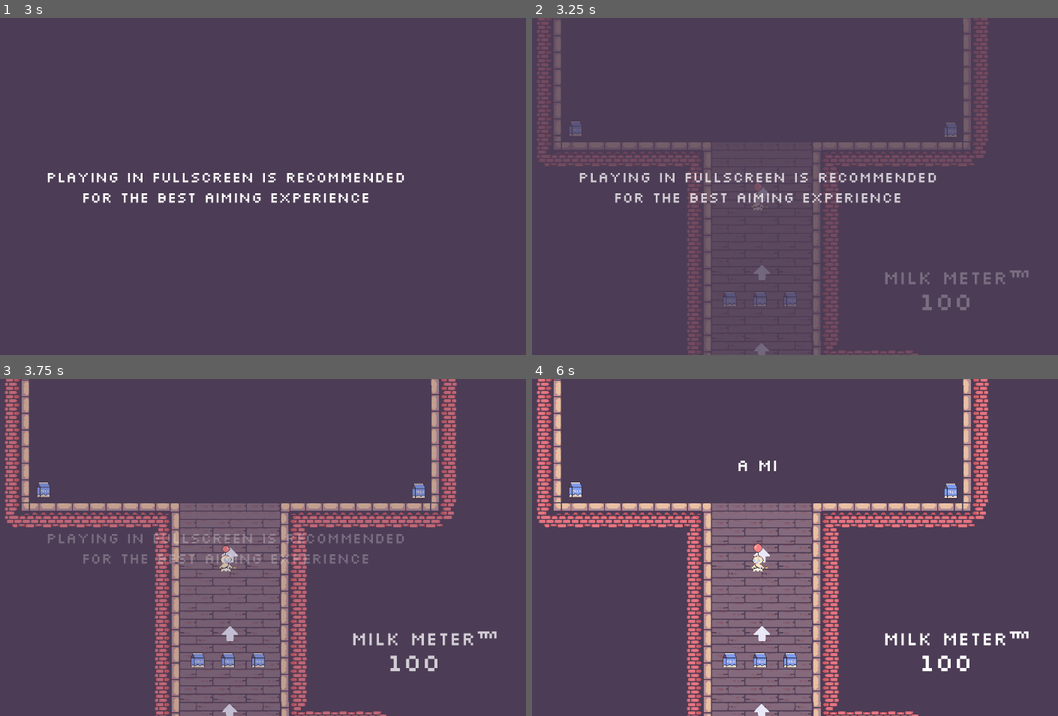
Above: before the commit, frames 1-4 (two rows, left to right).
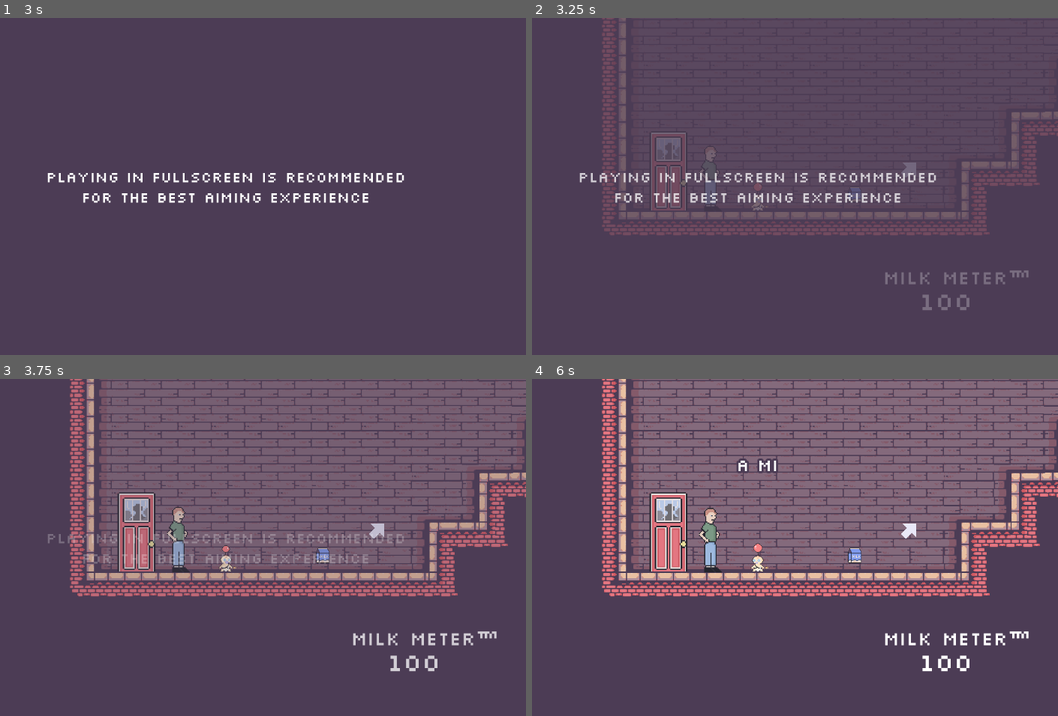
Above: after the commit, the same moments.

Repository: duncwilliams/trust-fund-baby
Game: Godot game, scene res://scenes/main.tscn
The game is run twice, just before and just after one commit, with the same random seed, the same clock (stepped at 60 frames per second) and the same inputs.
Inputs (mouse positions are in pixels of both pictures, inside the frame that each line leads up to):
- Up to frame 1 (3 s): tap Enter at 0.5 s; move the mouse to (357, 169) at 0.52 s; press the mouse at (357, 169) at 0.53 s; hold D (crawl_right) 0.53-2.03 s; tap R (restart) at 1.25, 2, 2.75 s; move the mouse to (105, 203) at 1.27 s; release the mouse at (105, 203) at 1.28 s; click (105, 203) at 1.35 s; move the mouse to (284, 112) at 2.02 s; press the mouse at (284, 112) at 2.03 s; hold A (crawl_left) 2.03-2.78 s; move the mouse to (194, 253) at 2.77 s; release the mouse at (194, 253) at 2.78 s; hold D (crawl_right) from 2.78 s (still down); click (194, 253) at 2.85 s
- Up to frame 2 (3.25 s): keep holding D (crawl_right)
- Up to frame 3 (3.75 s): keep holding D (crawl_right); move the mouse to (405, 598) at 3.52 s; press the mouse at (405, 598) at 3.53 s
- Up to frame 4 (6 s): move the mouse to (579, 496) at 4.27 s; release D (crawl_right) at 4.28 s; release the mouse at (579, 496) at 4.28 s; hold A (crawl_left) 4.28-5.03 s; click (579, 496) at 4.35 s; move the mouse to (789, 547) at 5.02 s; press the mouse at (789, 547) at 5.03 s; hold D (crawl_right) 5.03-5.78 s; move the mouse to (668, 463) at 5.77 s; release the mouse at (668, 463) at 5.78 s; hold A (crawl_left) from 5.78 s (still down); click (668, 463) at 5.85 s

Frame 1 is identical in both runs. In frame 2, 12% of the frame differs, in the area x 0-100%, y 0-100%; in frame 3, 50%; in frame 4, 51%.

Commit message:
victory credits and auto credits functionality

Diff:
--- a/scenes/hud.tscn
+++ b/scenes/hud.tscn
@@ -861,7 +861,7 @@
 offset_bottom = -22.0
 theme_override_fonts/normal_font = ExtResource("14_eld54")
 theme_override_font_sizes/normal_font_size = 23
-text = "Your Morally Bad and Corrupt Brother, Who Wants to Steal Your Trust Fund Money"
+text = "Kinsman Michael, The Morally Bad"
 
 [node name="FullscreenMessageControl" type="Control" parent="." unique_id=164448471]
 process_mode = 3
--- a/scenes/main.tscn
+++ b/scenes/main.tscn
@@ -35,7 +35,7 @@
 
 [node name="Baby" parent="." unique_id=1502936678 instance=ExtResource("1_o5qli")]
 unique_name_in_owner = true
-position = Vector2(1391, -3158)
+position = Vector2(502, 479)
 
 [node name="Camera2D" type="Camera2D" parent="Baby" unique_id=1711883797]
 process_mode = 3
--- a/scripts/dialogue_controller.gd
+++ b/scripts/dialogue_controller.gd
@@ -7,6 +7,7 @@
 var listening_for_input: bool = false
 var current_tween: Tween
 var advance_prompt_timer: SceneTreeTimer
+var auto_advance_timer: SceneTreeTimer
 var intro_lines: Array[String] = [
 	"Oh look, it's a dumb ass baby.",
 	"Hey, moron, things aren’t all goo-goo and gah-gah out here, okay?",
@@ -32,6 +33,15 @@
 	"Your first mistake was trusting me",
 	"Your second mistake was fighting a grown man as a baby"
 ]
+var victory_credits_lines: Array[String] = [
+	"You did it baby! You reclaimed your trust fund money.",
+	"and established yourself as part of the top 1%",
+	"please don't spend it all on cryptocurrencies",
+	"",
+	"thank you for playing our game :)",
+	"we hope you enjoyed playing it as much as we enjoyed making it",
+	"comment your fastest time below!"
+]
 var current_dialogue_title: String = ""
 var current_lines: Array[String] = []
 var line_index: int = 0
@@ -42,34 +52,39 @@
 	dialogue_text_label.text = ""
 
 
-func play_intro_dialogue():
+func play_intro_dialogue() -> void:
 	current_dialogue_title = "intro"
 	current_lines = intro_lines
 	play_lines()
 
 
-func play_second_floor_dialogue():
+func play_second_floor_dialogue() -> void:
 	current_dialogue_title = "second floor"
 	current_lines = second_floor_lines
 	play_lines()
 
 
-func play_victory_dialogue():
+func play_victory_dialogue() -> void:
 	current_dialogue_title = "victory"
 	current_lines = victory_lines
 	play_lines()
 
 
-func play_defeat_dialogue():
+func play_defeat_dialogue() -> void:
 	current_dialogue_title = "defeat"
 	current_lines = defeat_lines
 	play_lines()
 
 
-func play_lines():
-	visible = true
+func play_victory_credits_dialogue() -> void:
+	await get_tree().create_timer(2.0).timeout
+	current_dialogue_title = "victory credits"
+	current_lines = victory_credits_lines
+	play_lines_auto()
 
-	#start listening for inputs
+
+func play_lines() -> void:
+	# start listening for inputs
 	listening_for_input = true
 
 	# shorten all dialogue if playtesting
@@ -82,7 +97,16 @@
 	display_next_line(line_index)
 
 
-func display_next_line(index: int):
+func play_lines_auto() -> void:
+	# don't listen for inputs, should already be false, but just for good measure
+	listening_for_input = false
+
+	visible = true
+	line_index = 0
+	display_next_line_auto(line_index)
+
+
+func display_next_line(index: int) -> void:
 	dialogue_text_label.text = current_lines[index]
 	dialogue_text_label.visible_ratio = 0.0
 	still_typing = true
@@ -92,13 +116,39 @@
 	current_tween.finished.connect(line_is_fully_typed)
 
 
+func display_next_line_auto(index: int) -> void:
+	dialogue_text_label.text = current_lines[index]
+	dialogue_text_label.visible_ratio = 0.0
+	still_typing = true
+
+	current_tween = create_tween()
+	current_tween.tween_property(dialogue_text_label, "visible_ratio", 1.0, current_lines[index].length() * 0.03)
+	current_tween.finished.connect(line_is_fully_typed_auto)
+
+
 func line_is_fully_typed() -> void:
 	still_typing = false
 	advance_prompt_timer = get_tree().create_timer(3.0)
 	advance_prompt_timer.timeout.connect(prompt_timer_timed_out)
 
+
+func line_is_fully_typed_auto() -> void:
+	auto_advance_timer = get_tree().create_timer(3.0)
+	auto_advance_timer.timeout.connect(auto_advance)
+
+
 func prompt_timer_timed_out() -> void:
 	$AdvanceDialogueLabel.visible = true
+
+
+func auto_advance() -> void:
+	line_index += 1
+	if line_index < current_lines.size():
+		display_next_line_auto(line_index)
+	else:
+		visible = false
+		dialogue_finished.emit(current_dialogue_title)
+		visible = false
 
 
 func _unhandled_input(event: InputEvent) -> void:
--- a/scripts/main.gd
+++ b/scripts/main.gd
@@ -56,6 +56,7 @@
 		$MusicPlayer/BossMusic.play()
 	elif dialogue_title == "victory":
 		$Enemy/AnimatedSprite2D.play("death_part_two")
+		$Hud/DialogueController.play_victory_credits_dialogue()
 
 
 func _on_enemy_health_changed(new_health: int) -> void:
